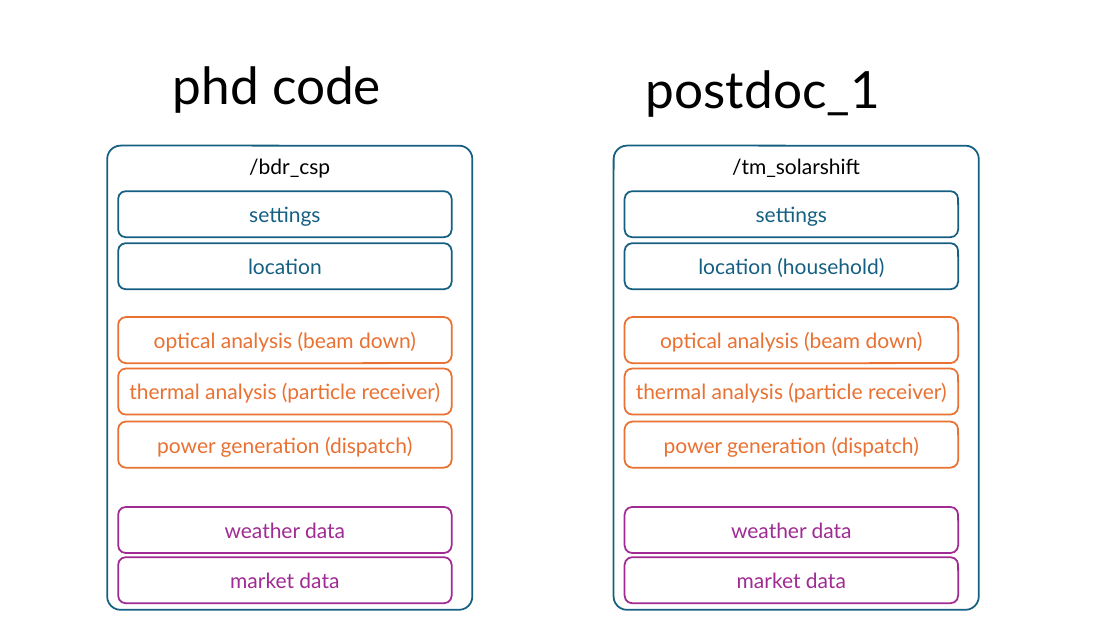
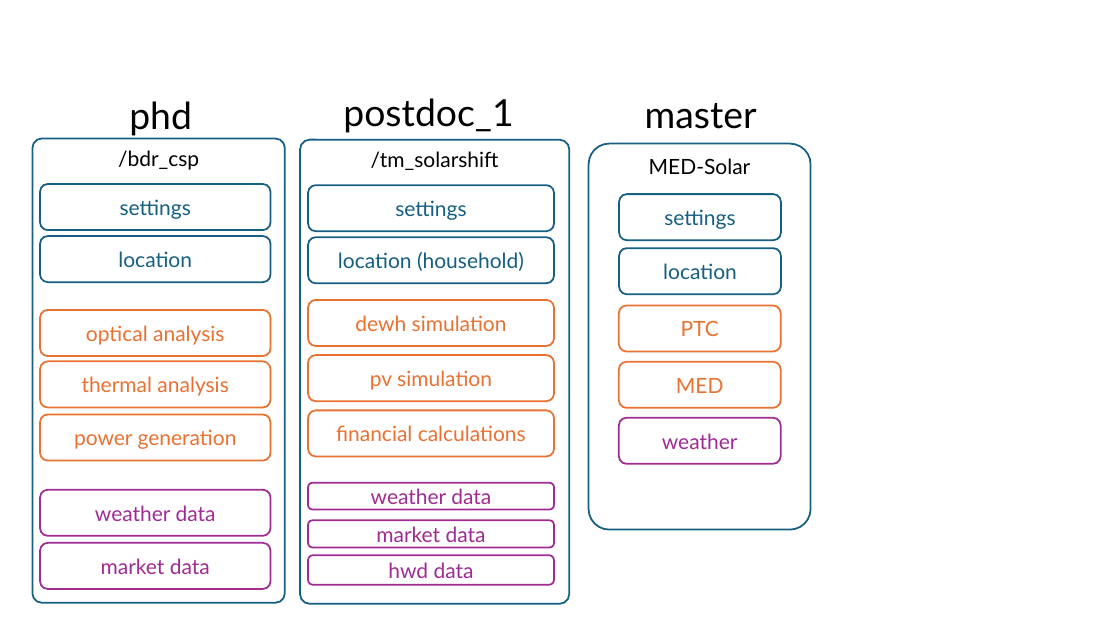
Before and after one commit to DavidSaldivia/antupy, a slide deck: slide 1 of tuts/prezzo/antupy_diagram.pptx. Drawn at 1120x630 pixels with LibreOffice and Linux fonts; fonts in the diff are those of the drawing. Boxes give left, top, right and bottom in pixels: in the first picture for what was removed or moved away, otherwise in the second. Text is boxed around its words. In the diff, an @@ line names an element or a change of style, - is before the commit and + after.

```diff
--- a/tuts/prezzo/antupy_diagram.pptx
+++ b/tuts/prezzo/antupy_diagram.pptx
@@ text "postdoc_1": place and size @@
-text "postdoc_1" at [646, 70, 880, 117]
+text "postdoc_1" at [343, 98, 513, 133]
@@ text "postdoc_1" at [343, 98, 513, 133]: size 44 to 32 pt @@
@@ title at [129, 101, 192, 136]: text changed; size 44 to 32 pt @@
-phd code
+phd
@@ text added at [645, 103, 757, 129], 32 pt, text #000000 @@
+master
@@ rounded rectangle "/bdr_csp": place and size @@
-rounded rectangle "/bdr_csp" at [108, 145, 473, 610]
+rounded rectangle "/bdr_csp" at [33, 139, 285, 603]
@@ rounded rectangle "/tm_solarshift": place and size @@
-rounded rectangle "/tm_solarshift" at [614, 145, 980, 610]
+rounded rectangle "/tm_solarshift" at [300, 139, 570, 604]
@@ rounded rectangle "settings": place and size @@
-rounded rectangle "settings" at [118, 192, 452, 238]
+rounded rectangle "settings" at [40, 184, 271, 230]
@@ rounded rectangle "settings": place and size @@
-rounded rectangle "settings" at [625, 192, 959, 238]
+rounded rectangle "settings" at [308, 185, 555, 231]
@@ rounded rectangle "location": place and size @@
-rounded rectangle "location" at [118, 244, 452, 290]
+rounded rectangle "location" at [40, 236, 271, 282]
@@ rounded rectangle "location (household)": place and size @@
-rounded rectangle "location (household)" at [625, 244, 959, 290]
+rounded rectangle "location (household)" at [308, 237, 555, 283]
@@ rounded rectangle "optical analysis": place and size @@
-rounded rectangle "optical analysis" at [118, 317, 452, 363]
+rounded rectangle "optical analysis" at [40, 310, 271, 356]
@@ text in rounded rectangle at [86, 325, 224, 345]: text changed @@
-optical analysis (beam down)
+optical analysis
@@ rounded rectangle added at [308, 300, 555, 346], fill #FFFFFF, outline #E97132 1.5 pt, 18 pt, text #E97132 @@
+dewh simulation
@@ rounded rectangle removed at [625, 317, 959, 363] @@
-optical analysis (beam down)
@@ rounded rectangle added at [308, 355, 555, 402], fill #FFFFFF, outline #E97132 1.5 pt, 18 pt, text #E97132 @@
+pv simulation
@@ rounded rectangle "thermal analysis": place and size @@
-rounded rectangle "thermal analysis" at [118, 369, 452, 415]
+rounded rectangle "thermal analysis" at [40, 361, 271, 408]
@@ text in rounded rectangle at [82, 376, 228, 396]: text changed @@
-thermal analysis (particle receiver)
+thermal analysis
@@ rounded rectangle removed at [625, 369, 959, 415] @@
-thermal analysis (particle receiver)
@@ rounded rectangle "power generation": place and size @@
-rounded rectangle "power generation" at [118, 422, 452, 468]
+rounded rectangle "power generation" at [40, 414, 271, 460]
@@ rounded rectangle added at [308, 411, 555, 457], fill #FFFFFF, outline #E97132 1.5 pt, 18 pt, text #E97132 @@
+financial calculations
@@ group added at [589, 144, 811, 530]: 6 rounded rectangles @@
+MED-Solar
+settings
+location
+PTC
+MED
+weather
@@ text in rounded rectangle at [74, 429, 237, 449]: text changed @@
-power generation (dispatch)
+power generation
@@ rounded rectangle removed at [625, 422, 959, 468] @@
-power generation (dispatch)
@@ rounded rectangle "weather data": place and size @@
-rounded rectangle "weather data" at [118, 507, 452, 554]
+rounded rectangle "weather data" at [40, 490, 271, 536]
@@ rounded rectangle "weather data": place and size @@
-rounded rectangle "weather data" at [625, 507, 959, 554]
+rounded rectangle "weather data" at [308, 483, 555, 510]
@@ rounded rectangle "market data": place and size @@
-rounded rectangle "market data" at [625, 557, 959, 603]
+rounded rectangle "market data" at [308, 520, 555, 547]
@@ rounded rectangle "market data": place and size @@
-rounded rectangle "market data" at [118, 557, 452, 603]
+rounded rectangle "market data" at [40, 543, 271, 589]
@@ rounded rectangle added at [308, 555, 555, 585], fill #FFFFFF, outline #A02B93 1.5 pt, 18 pt, text #A02B93 @@
+hwd data
```
Also in this commit, not shown: 14 other files.
